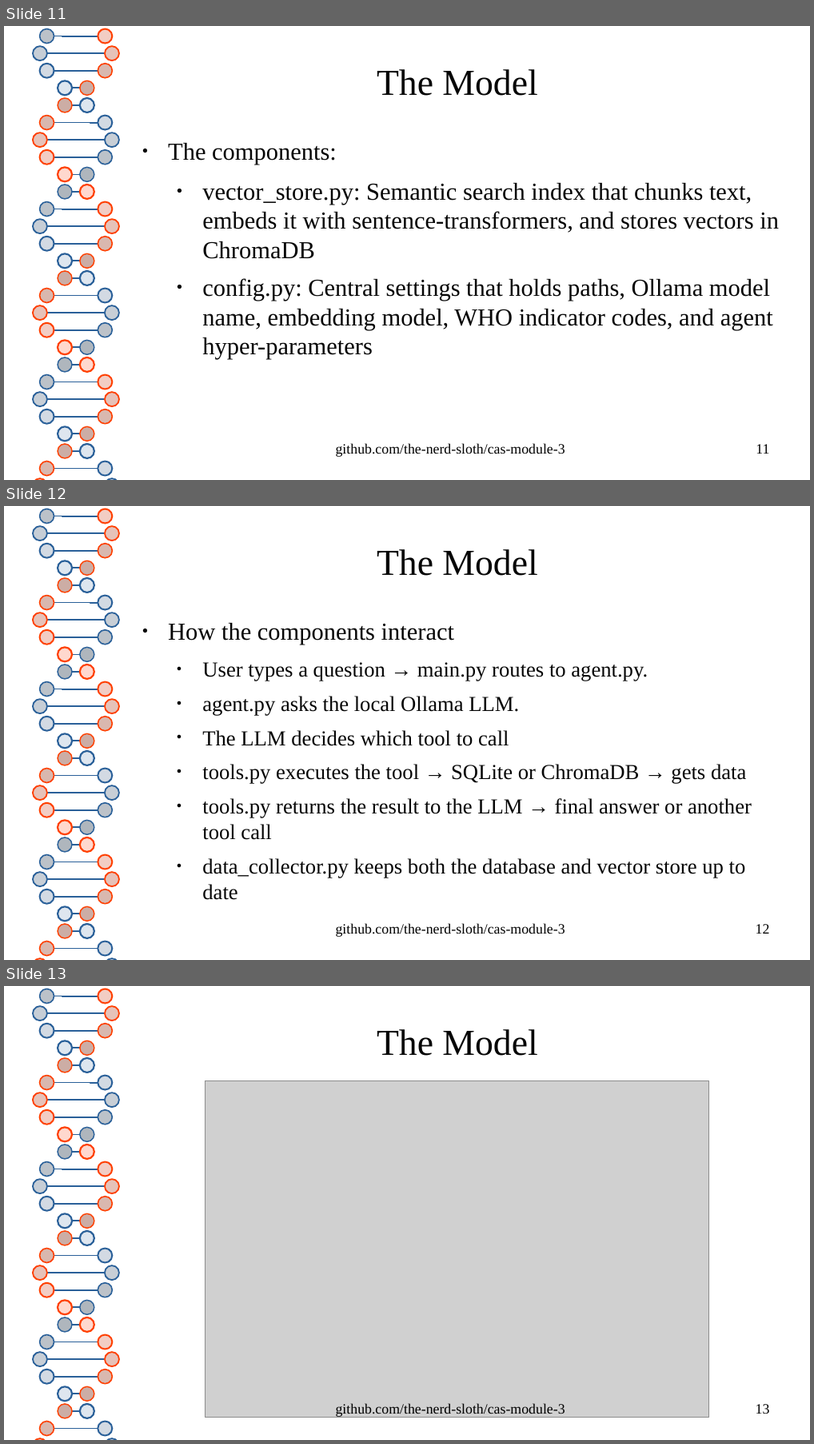
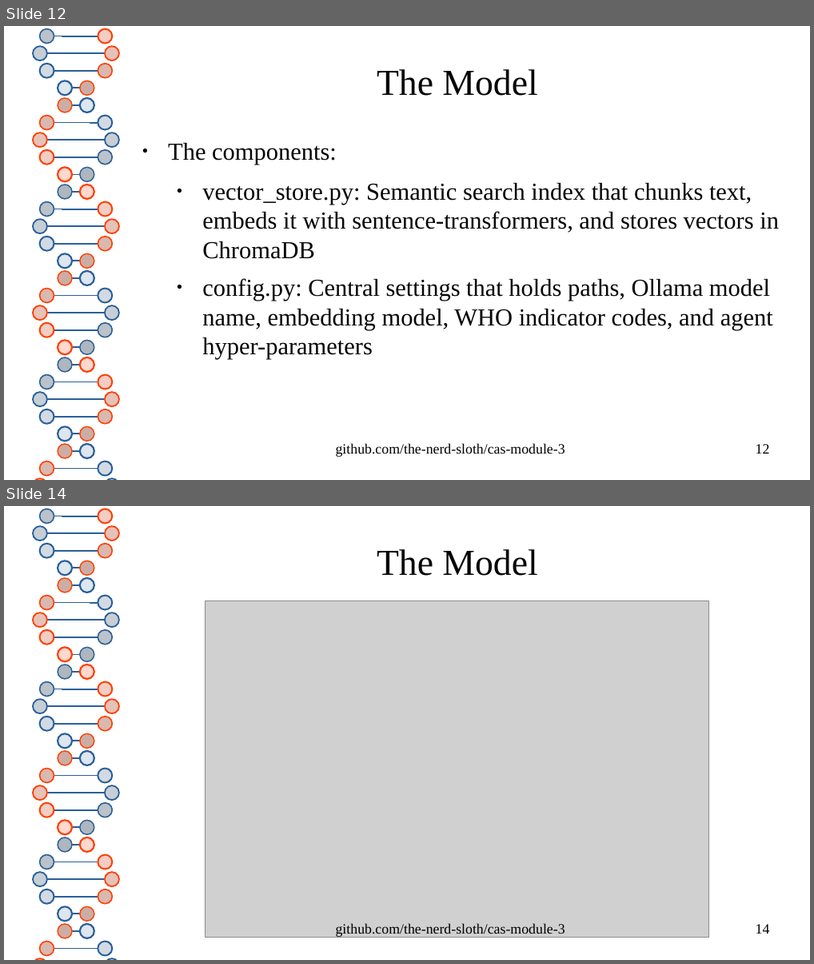
Before and after one commit to the-nerd-sloth/cas-module-3, a slide deck: presentation/agentic-cancer.odp. Shown one above the other, each under a label of ours: slides 11, 12 and 13 before the commit, slides 12 and 14 after it; the slides between them are not shown. The pictures are 814x1444 and 814x964 pixels, drawn with LibreOffice and Linux fonts; fonts in the diff are those of the drawing; grey boxes stand for pictures. Boxes give left, top, right and bottom in pixels: in the first picture for what was removed or moved away, otherwise in the second. Text is boxed around its words. In the diff, an @@ line names an element or a change of style, - is before the commit and + after.

```diff
--- a/presentation/agentic-cancer.odp
+++ b/presentation/agentic-cancer.odp
@@ slide 12 removed at box(4, 506, 810, 960), background #FFFFFF; not listed: 80 template elements that a slide beside it also shows @@
@@ title removed at box(377, 549, 538, 576) @@
-The Model
@@ text removed at box(168, 623, 752, 900) @@
-● How the components interact
-  ● User types a question → main.py routes to agent.py.
-  ● agent.py asks the local Ollama LLM.
-  ● The LLM decides which tool to call
-  ● tools.py executes the tool → SQLite or ChromaDB → gets data
-  ● tools.py returns the result to the LLM → final answer or another tool call
-  ● data_collector.py keeps both the database and vector store up to date
@@ text removed at box(336, 923, 566, 936) @@
-github.com/the-nerd-sloth/cas-module-3
@@ page number removed at box(756, 924, 770, 933) @@
-12
@@ what was slide 11 is now slide 12 @@
@@ page number at box(756, 444, 770, 453): text changed @@
-11
+12
@@ what was slide 13 is now slide 14 @@
@@ page number at box(756, 924, 770, 933): text changed @@
-13
+14
```
Also in this commit, not shown: 2 slides changed, 2 slides added.
